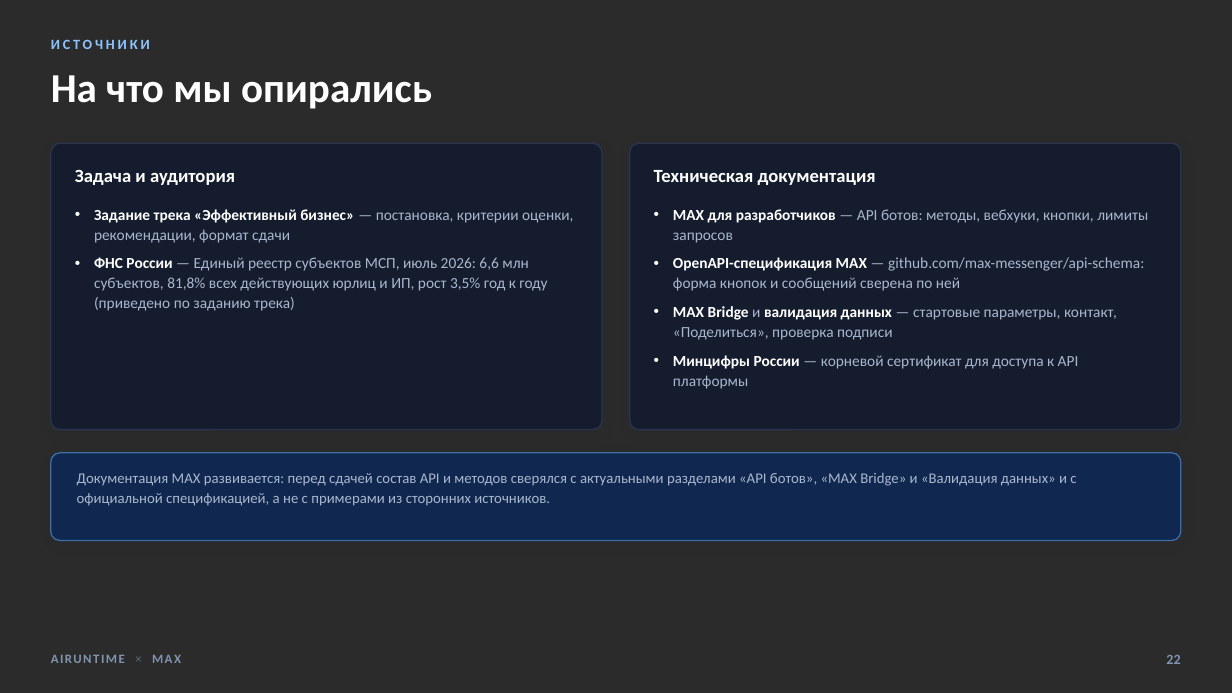
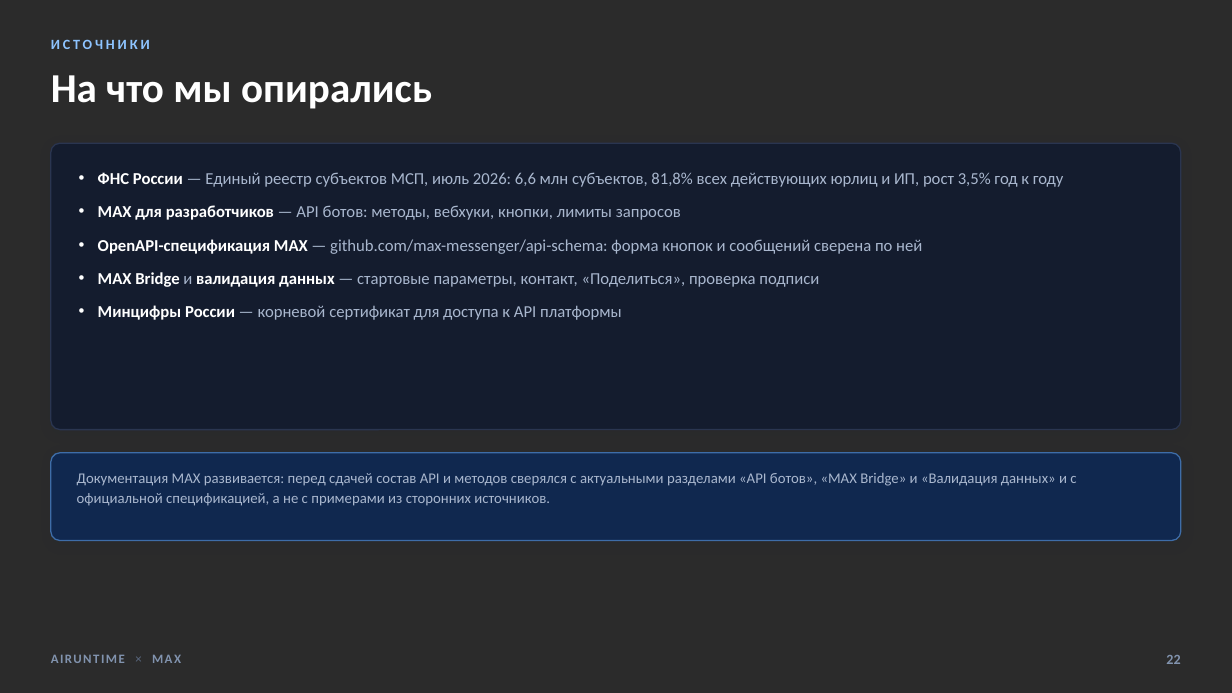
Before and after one commit to airuntime-ru/airuntime, a slide deck: slide 22 of docs/max-presentation/presentation.pptx. Drawn at 1232x693 pixels with LibreOffice and Linux fonts; fonts in the diff are those of the drawing; background and template pictures are left out; a plain dark background stands for a picture behind light text. Boxes give left, top, right and bottom in pixels: in the first picture for what was removed or moved away, otherwise in the second. Text is boxed around its words. In the diff, an @@ line names an element or a change of style, - is before the commit and + after.

```diff
--- a/docs/max-presentation/presentation.pptx
+++ b/docs/max-presentation/presentation.pptx
@@ rounded rectangle: place and size @@
-rounded rectangle at (51, 143, 602, 430)
+rounded rectangle at (51, 143, 1181, 430)
@@ rounded rectangle removed at (630, 143, 1181, 430) @@
@@ text removed at (75, 170, 235, 185) @@
-Задача и аудитория
@@ text "ФНС России — Единый реестр ...": place and size @@
-text "ФНС России — Единый реестр ..." at (673, 209, 1148, 389)
+text "ФНС России — Единый реестр ..." at (98, 172, 1064, 320)
@@ text at (98, 172, 1064, 187): paragraph added @@
+• ФНС России — Единый реестр субъектов МСП, июль 2026: 6,6 млн субъектов, 81,8% всех действующих юрлиц и ИП, рост 3,5% год к году
@@ text removed at (654, 170, 876, 185) @@
-Техническая документация
@@ text removed at (94, 209, 573, 311) @@
-• Задание трека «Эффективный бизнес» — постановка, критерии оценки, рекомендации, формат сдачи
-• ФНС России — Единый реестр субъектов МСП, июль 2026: 6,6 млн субъектов, 81,8% всех действующих юрлиц и ИП, рост 3,5% год к году (приведено по заданию трека)
@@ text at (98, 205, 922, 320): size 12 to 13 pt in "MAX для разработчиков — API ботов: методы, ...", "OpenAPI-спецификация MAX — github.com/max-messenger/api-sche ...", "MAX Bridge и валидация данных — стартовые ...", "Минцифры России — корневой сертификат для доступа ..."; more space between paragraphs @@
```
Also in this commit, not shown: 2 other files.
